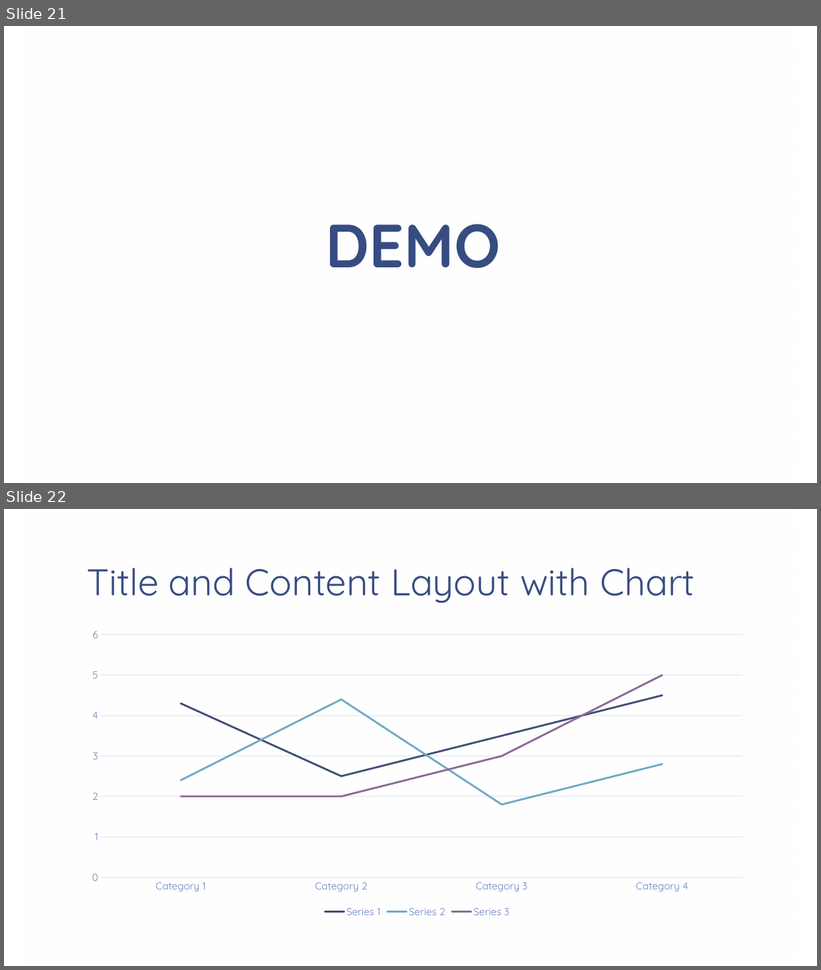
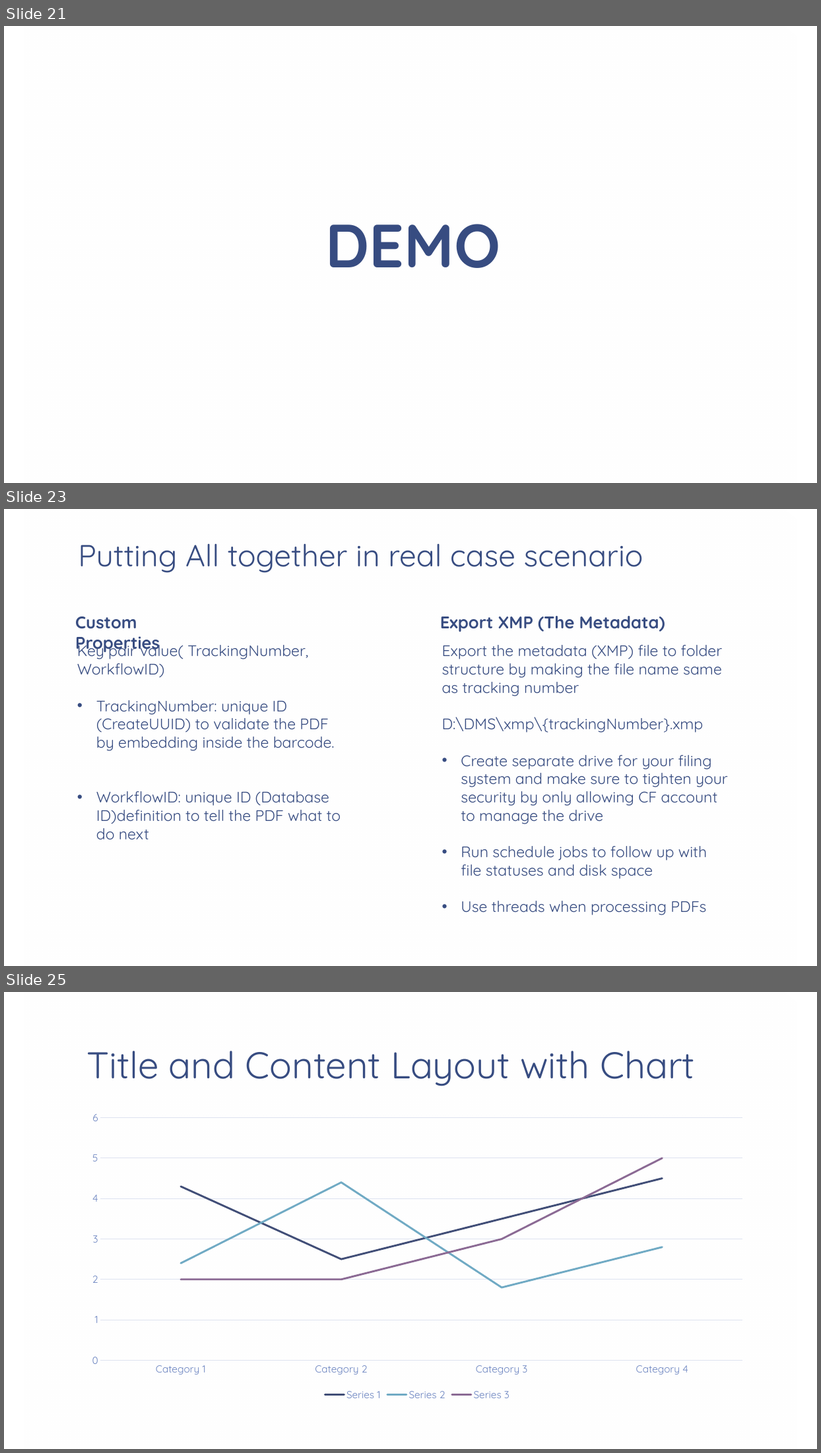
Before and after one commit to cfclick/CFSummit2016, a slide deck: powerpoint/SmartPDF/Don't Just PDF.pptx. Shown one above the other, each under a label of ours: slides 21 and 22 before the commit, slides 21, 23 and 25 after it; the slides between them are not shown. The pictures are 821x970 and 821x1453 pixels, drawn with LibreOffice and Linux fonts; fonts in the diff are those of the drawing; background and template pictures are left out. Boxes give left, top, right and bottom in pixels: in the first picture for what was removed or moved away, otherwise in the second. Text is boxed around its words. In the diff, an @@ line names an element or a change of style, - is before the commit and + after.

Commit message:
putting all together

```diff
--- a/powerpoint/SmartPDF/Don't Just PDF.pptx
+++ b/powerpoint/SmartPDF/Don't Just PDF.pptx
@@ slide 23 added at (x1=4, y1=509, x2=817, y2=966), background picture (left out); not listed: 1 template element that a slide beside it also shows @@
@@ title added at (x1=78, y1=544, x2=644, y2=573), 36 pt, text #374C81 @@
+Putting All together in real case scenario
@@ text added at (x1=75, y1=617, x2=160, y2=654), 20 pt, text #374C81, bold @@
+Custom Properties
@@ text added at (x1=440, y1=616, x2=665, y2=632), 20 pt, text #374C81, bold @@
+Export XMP (The Metadata)
@@ text added at (x1=77, y1=641, x2=341, y2=840), 18 pt, text #374C81 @@
+Key pair value( TrackingNumber, WorkflowID)
+• TrackingNumber: unique ID (CreateUUID) to validate the PDF by embedding inside the barcode.
+• WorkflowID: unique ID (Database ID)definition to tell the PDF what to do next
@@ text added at (x1=442, y1=645, x2=728, y2=916), 18 pt, text #374C81 @@
+Export the metadata (XMP) file to folder structure by making the file name same as tracking number
+D:\DMS\xmp\{trackingNumber}.xmp
+• Create separate drive for your filing system and make sure to tighten your security by only allowing CF account to manage the drive
+• Run schedule jobs to follow up with file statuses and disk space
+• Use threads when processing PDFs
@@ what was slide 22 is now slide 25 @@
```
Also in this commit, not shown: 1 slide changed, 2 other slides added, 7 other files.
